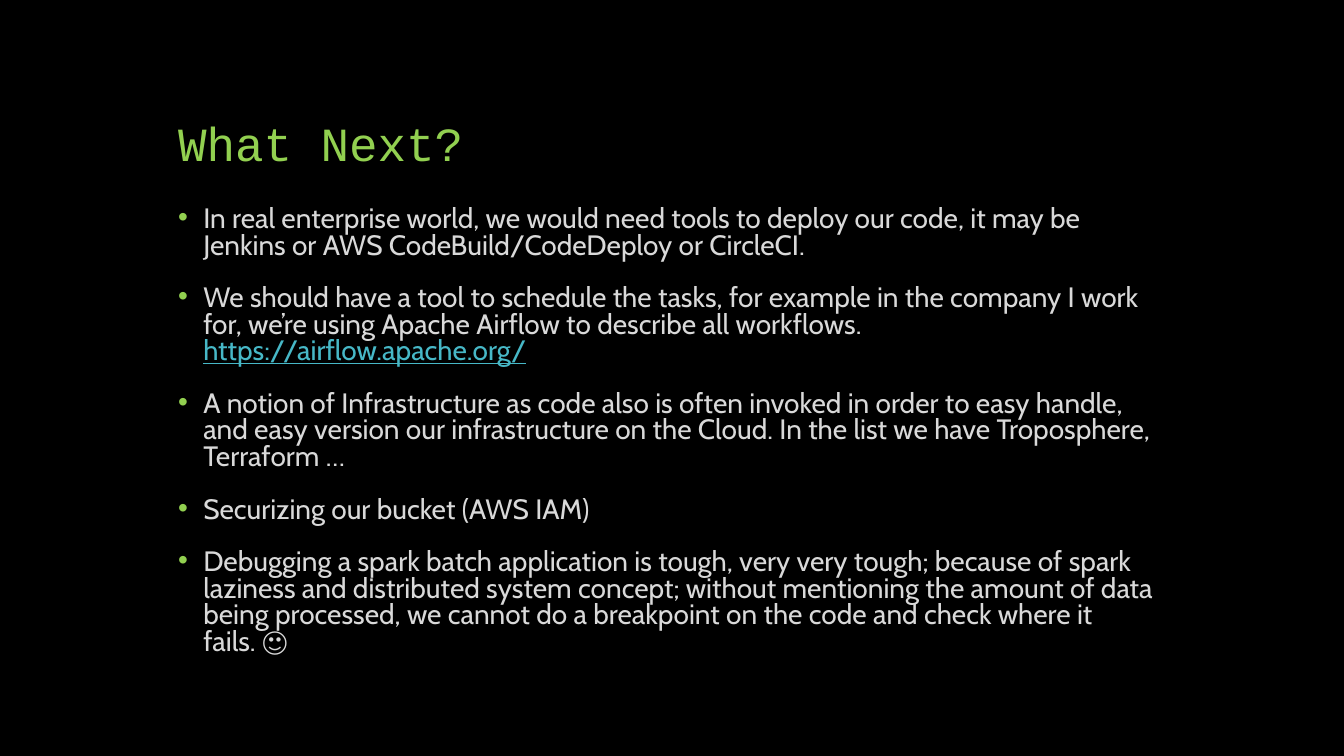
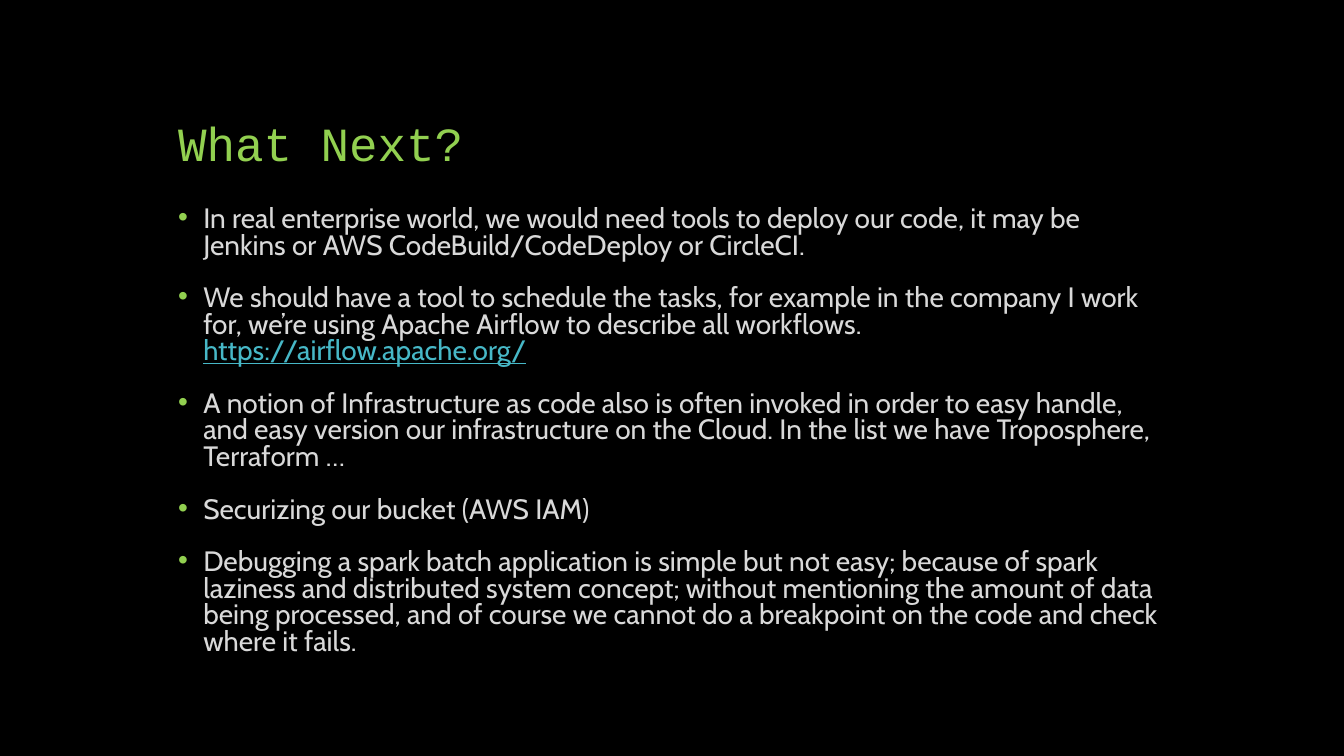
Before and after one commit to derrickrose/big-data-aws-demo, a slide deck: slide 14 of files/Big Data on AWS.pptx. Drawn at 1344x756 pixels with LibreOffice and Linux fonts; fonts in the diff are those of the drawing. Boxes give left, top, right and bottom in pixels: in the first picture for what was removed or moved away, otherwise in the second. Text is boxed around its words. In the diff, an @@ line names an element or a change of style, - is before the commit and + after.

Commit message:
update code

```diff
--- a/files/Big Data on AWS.pptx
+++ b/files/Big Data on AWS.pptx
@@ text at <box>203,550,1158,652</box>: text changed @@
-• Debugging a spark batch application is tough, very very tough; because of spark laziness and distributed system concept; without mentioning the amount of data being processed, we cannot do a breakpoint on the code and check where it fails. 🙂
+• Debugging a spark batch application is simple but not easy; because of spark laziness and distributed system concept; without mentioning the amount of data being processed, and of course we cannot do a breakpoint on the code and check where it fails.
```
Also in this commit, not shown: 1 other slide changed.
